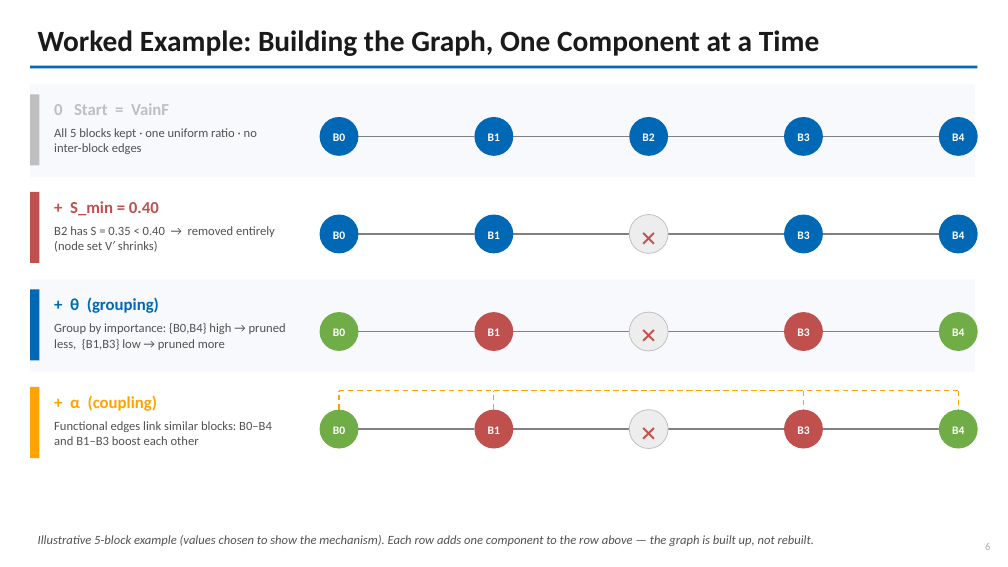
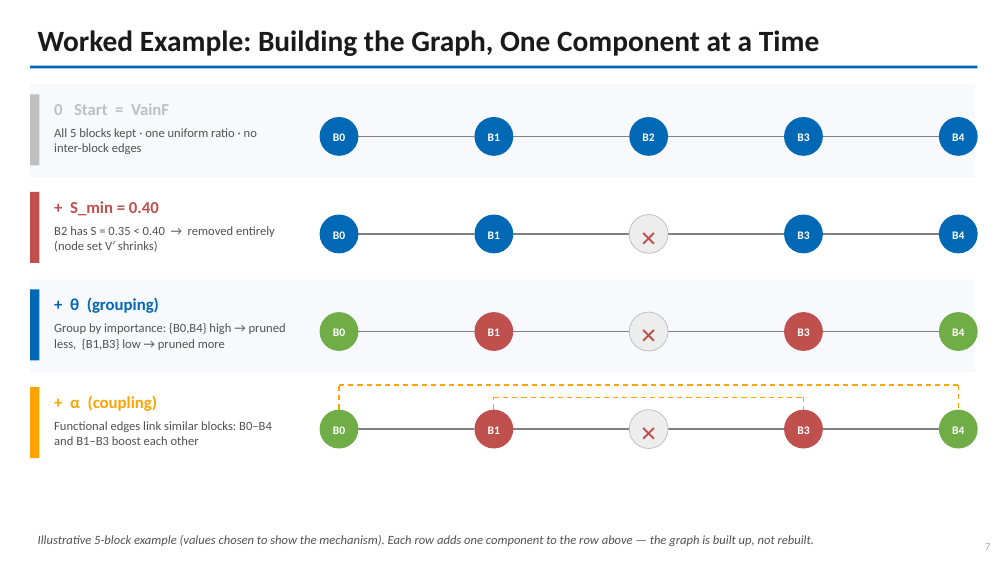
Before and after one commit to shahrzadesmat/HyperGraph, a slide deck: slide 8 of hypergraph_slides.pptx (slide 7 before the commit). Drawn at 1008x567 pixels with LibreOffice and Linux fonts; fonts in the diff are those of the drawing. Boxes give left, top, right and bottom in pixels: in the first picture for what was removed or moved away, otherwise in the second. Text is boxed around its words. In the diff, an @@ line names an element or a change of style, - is before the commit and + after.

```diff
--- a/hypergraph_slides.pptx
+++ b/hypergraph_slides.pptx
@@ elbow line moved from (339, 391) - (959, 391) to (339, 385) - (959, 385) @@
@@ elbow line moved from (339, 410) - (339, 391) to (339, 410) - (339, 385) @@
@@ elbow line moved from (959, 391) - (959, 410) to (959, 385) - (959, 410) @@
@@ elbow line moved from (494, 391) - (804, 391) to (494, 397) - (804, 397) @@
@@ elbow line moved from (494, 410) - (494, 391) to (494, 410) - (494, 397) @@
@@ elbow line moved from (804, 391) - (804, 410) to (804, 397) - (804, 410) @@
@@ text at (x1=985, y1=543, x2=990, y2=550): text changed @@
-6
+7
```
Also in this commit, not shown: 4 other slides changed, 1 slide added, 2 other files.
